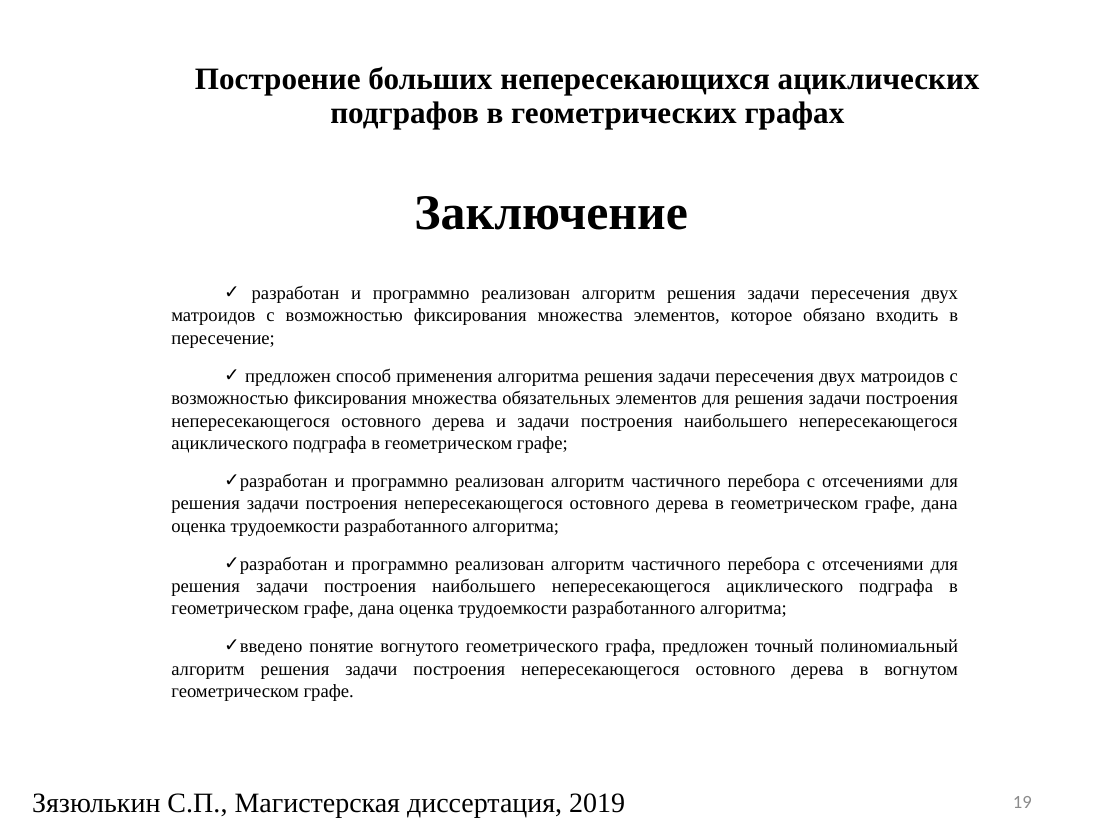
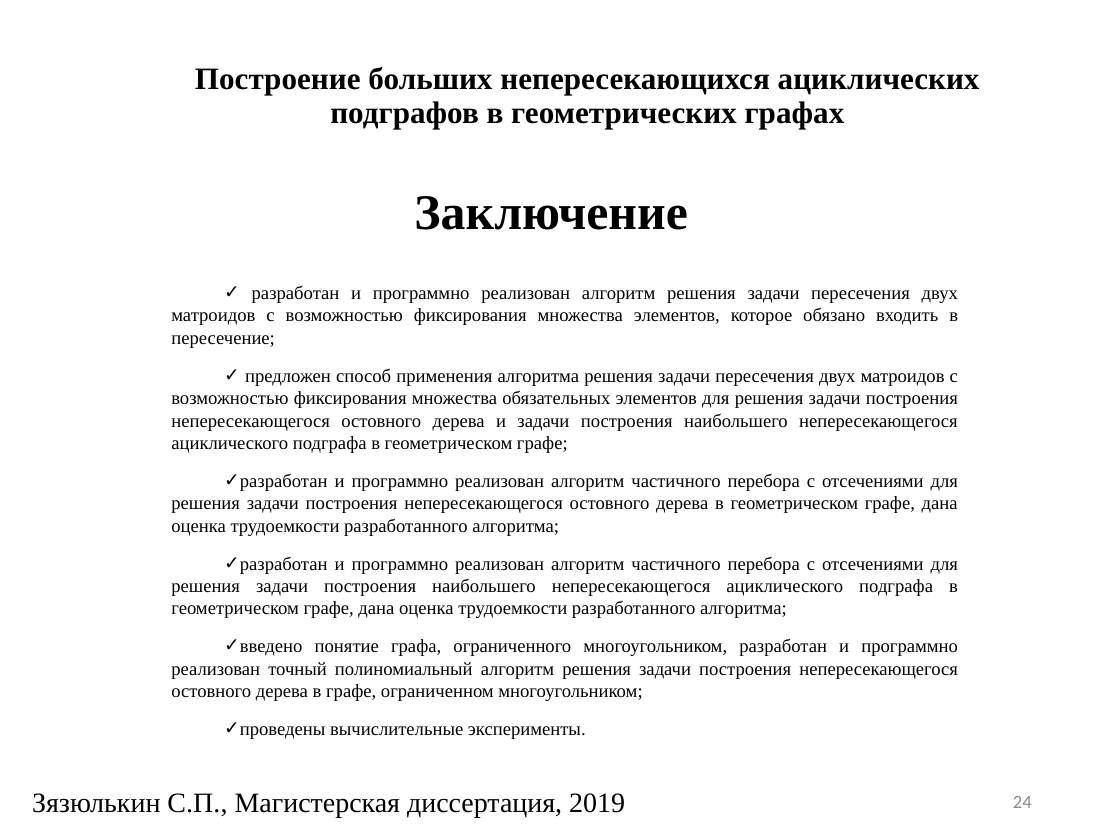
Before and after one commit to SergeyZyazyulkin/NonCrossingSubgraphs, a slide deck: slide 24 of docs/presentation.ppt (slide 19 before the commit). Drawn at 1120x840 pixels with LibreOffice and Linux fonts; fonts in the diff are those of the drawing; background and template pictures are left out. Boxes give left, top, right and bottom in pixels: in the first picture for what was removed or moved away, otherwise in the second. Text is boxed around its words. In the diff, an @@ line names an element or a change of style, - is before the commit and + after.

```diff
--- a/docs/presentation.ppt
+++ b/docs/presentation.ppt
@@ text at (171,639,958,739): text changed @@
-✓ введено понятие вогнутого геометрического графа, предложен точный полиномиальный алгоритм решения задачи построения непересекающегося остовного дерева в вогнутом геометрическом графе.
+✓ введено понятие графа, ограниченного многоугольником, разработан и программно реализован точный полиномиальный алгоритм решения задачи построения непересекающегося остовного дерева в графе, ограниченном многоугольником;
+✓ проведены вычислительные эксперименты.
@@ page number at (1013,796,1032,808): text changed @@
-19
+24
```
Also in this commit, not shown: 16 other slides changed, 5 slides added, 3 other files.
